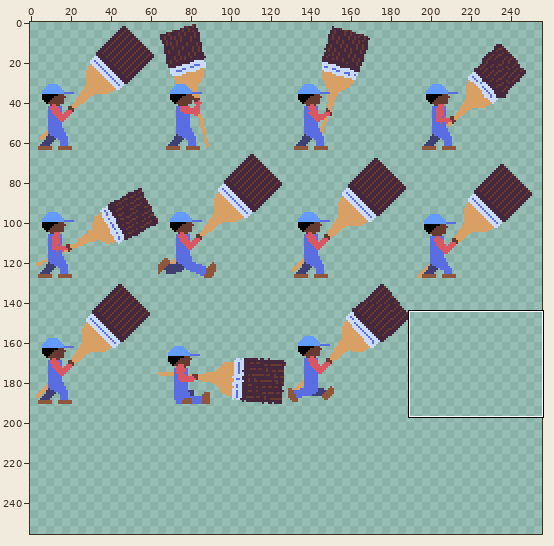
Two versions of one sprite sheet, public/assets/painter-person-combined.png. Above: a wide view before the commit, with the close-up outlined.
Close-up. Before:
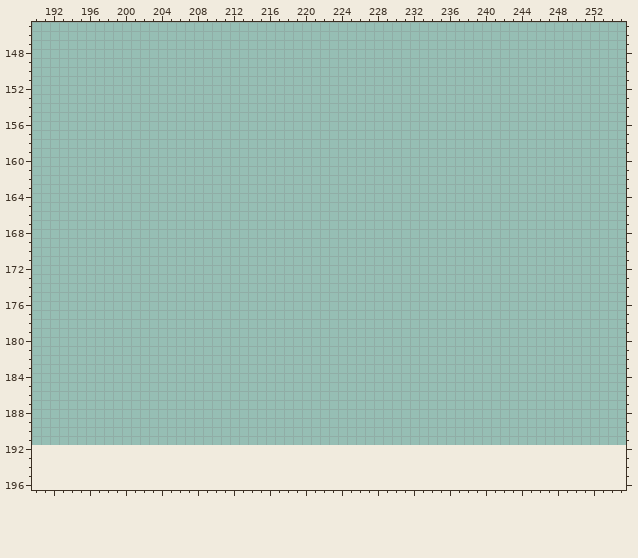
The file is 256x192 pixels. Shown: x 190..255, y 145..196. The old version is drawn lined up with the new one, on the new canvas. The commit also changed other parts of the picture, which this record leaves out.
And afterwards:
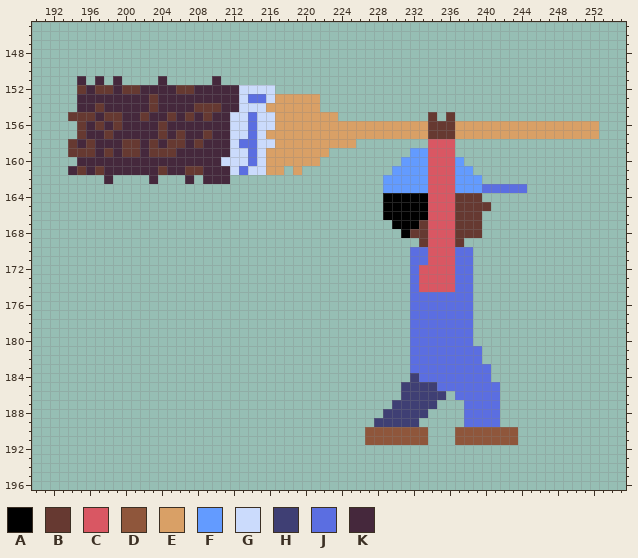
Palette (. is transparent): A #000000  B #663931  C #d95763  D #8f563b  E #d9a066  F #639bff  G #cbdbfc  H #3f3f74  J #5b6ee1  K #45283c
Changes in this commit:
canvas 256x192 -> 256x256
@@ x 190..255 @@
 150 ..................................................................
-151 ..................................................................
-152 ..................................................................
-153 ..................................................................
-154 ..................................................................
-155 ..................................................................
-156 ..................................................................
-157 ..................................................................
-158 ..................................................................
-159 ..................................................................
-160 ..................................................................
-161 ..................................................................
-162 ..................................................................
-163 ..................................................................
-164 ..................................................................
-165 ..................................................................
-166 ..................................................................
-167 ..................................................................
-168 ..................................................................
-169 ..................................................................
-170 ..................................................................
-171 ..................................................................
-172 ..................................................................
-173 ..................................................................
-174 ..................................................................
-175 ..................................................................
-176 ..................................................................
-177 ..................................................................
-178 ..................................................................
-179 ..................................................................
-180 ..................................................................
-181 ..................................................................
-182 ..................................................................
-183 ..................................................................
-184 ..................................................................
-185 ..................................................................
-186 ..................................................................
-187 ..................................................................
-188 ..................................................................
-189 ..................................................................
-190 ..................................................................
-191 ..................................................................
+151 .....K.K.K....K.....K.............................................
+152 .....BKBBKBBKKKKBBKKKKKGGGG.......................................
+153 .....KKKKKKKKBKKKKKKKKKGJJGEEEEE..................................
+154 .....KKBKKKKKBKKKKBBBKKGGGEEEEEE..................................
+155 ....BBBKBBKKBKKBKBKBKKGGJGGEEEEEEE..........B.B...................
+156 .....BKBKBKKKKBKKKKKKKGGJGGEEEEEEEEEEEEEEEEEBBBEEEEEEEEEEEEEEEE...
+157 .....BKKBKKKKKBKBKKBKKGGJGEEEEEEEEEEEEEEEEEEBBBEEEEEEEEEEEEEEEE...
+158 ....BKBKKKBBKBKBBKBKKKGJJGGEEEEEEEEE........CCC...................
+159 ....BBBKBKBBKBBBKKKKKKGGJGEEEEEEE.........FFCCC...................
+160 .....KKKKKKKKKKKKKKKKGGGJGEEEEEE.........FFFCCCF..................
+161 ....KBKBKKKKKKBKKBBKKKGJGGEE.E..........FFFFCCCFF.................
+162 ........K....K...K.KKK.................FFFFFCCCFFF................
+163 .......................................FFFFFCCCFFFJJJJJ...........
+164 .......................................AAAAACCCBBB................
+165 .......................................AAAAACCCBBBB...............
+166 .......................................AAAAACCCBBB................
+167 ........................................AAABCCCBBB................
+168 .........................................ABBCCCBBB................
+169 ...........................................BCCCB..................
+170 ..........................................JJCCCJJ.................
+171 ..........................................JJCCCJJ.................
+172 ..........................................JCCCCJJ.................
+173 ..........................................JCCCCJJ.................
+174 ..........................................JCCCCJJ.................
+175 ..........................................JJJJJJJ.................
+176 ..........................................JJJJJJJ.................
+177 ..........................................JJJJJJJ.................
+178 ..........................................JJJJJJJ.................
+179 ..........................................JJJJJJJ.................
+180 ..........................................JJJJJJJ.................
+181 ..........................................JJJJJJJJ................
+182 ..........................................JJJJJJJJ................
+183 ..........................................JJJJJJJJJ...............
+184 ..........................................HJJJJJJJJ...............
+185 .........................................HHHHJJJJJJJ..............
+186 .........................................HHHHH.JJJJJ..............
+187 ........................................HHHHH...JJJJ..............
+188 .......................................HHHHH....JJJJ..............
+189 ......................................HHHHH.....JJJJ..............
+190 .....................................DDDDDDD...DDDDDDD............
+191 .....................................DDDDDDD...DDDDDDD............
 192 ..................................................................
Pixel boxes of the changes (left, top, right, bottom) in both close-ups:
added: (68, 76, 599, 445)
